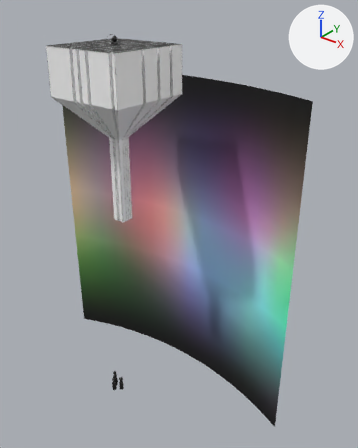
The glTF model assets/models/env.glb: old version first, new version second.
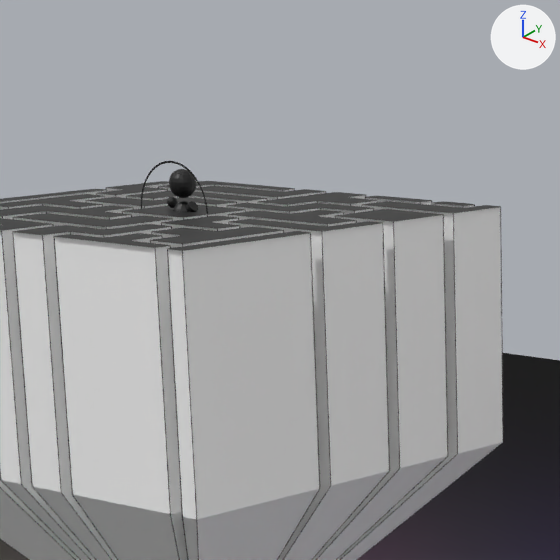
The first picture shows the older version from a camera (50 mm lens) standing at (39.3, -38.5, 5.7) and looking at (3.3, 6.5, -22.1). The close-ups show both versions on the part from 21% to 54% of the width and 0% to 26% of the height of that picture; other places that the commit changed are outside them. Every picture has the same lights, and +X, +Y and +Z are marked at upper right. Where no turn or scale is listed for an object, it has been applied to the vertices. Vertices at the same position are counted once.

In view in the first close-up: 'backdrop1', 'center_top', 'char', 'char.001', 'lines', 'sides', 'top'.
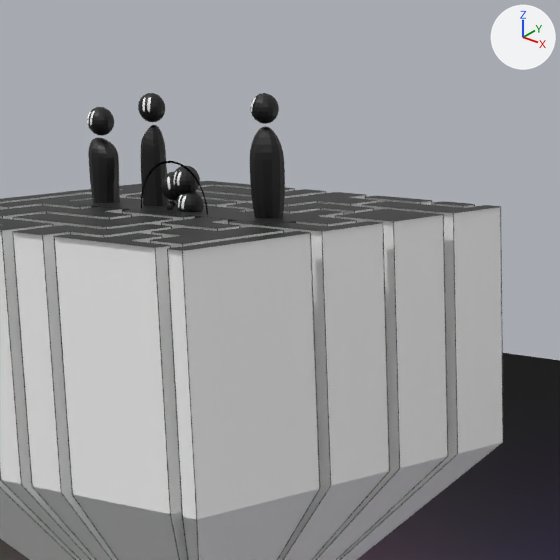
What differs and where, as boxes (x1, y1, x2, y2) in the close-ups (560 x 560 px):
'char2', added
    after: (250, 93, 285, 218)
'char3', added
    after: (87, 107, 120, 203)
'char1', added
    after: (138, 93, 169, 206)
'ground', added
    after: (61, 199, 314, 224)
'char.001', reshaped
    before: (169, 169, 196, 212)
    after: (161, 172, 180, 210)
'char.002', added
    after: (172, 167, 199, 211)
'char.003', added
    after: (176, 192, 204, 212)
'char', turned
    before: (167, 197, 198, 212)
    after: (166, 201, 176, 210)
part 1 of me_mesh_10, rebuilt (not visible afterwards)
    before: (173, 201, 189, 212)
part 2 of me_mesh_10, added
    after: (161, 172, 180, 201)
part 3 of me_mesh_10, deleted (black)
    before: (169, 169, 196, 198)

What changed in the scene script:
```text
Add mat_defaultmaterial_017:
    mat_defaultmaterial_017 = bpy.data.materials.new('DefaultMaterial.017')
    mat_defaultmaterial_017.use_nodes = True; mat_defaultmaterial_017.node_tree.nodes.clear()
    _N = mat_defaultmaterial_017.node_tree.nodes; _L = mat_defaultmaterial_017.node_tree.links
    n0 = _N.new('ShaderNodeOutputMaterial'); n0.name = 'Material Output'
    n1 = _N.new('ShaderNodeBsdfPrincipled'); n1.name = 'Principled BSDF'
    n2 = _N.new('ShaderNodeVertexColor'); n2.name = 'Color Attribute'
    _L.new(n1.outputs[0], n0.inputs[0])  # 'BSDF' to 'Surface'
    _L.new(n2.outputs[0], n1.inputs[0])  # 'Color' to 'Base Color'
Add mat_defaultmaterial_015:
    mat_defaultmaterial_015 = bpy.data.materials.new('DefaultMaterial.015')
    mat_defaultmaterial_015.use_nodes = True; mat_defaultmaterial_015.node_tree.nodes.clear()
    _N = mat_defaultmaterial_015.node_tree.nodes; _L = mat_defaultmaterial_015.node_tree.links
    n0 = _N.new('ShaderNodeOutputMaterial'); n0.name = 'Material Output'
    n1 = _N.new('ShaderNodeBsdfPrincipled'); n1.name = 'Principled BSDF'
    n2 = _N.new('ShaderNodeVertexColor'); n2.name = 'Color Attribute'
    _L.new(n1.outputs[0], n0.inputs[0])  # 'BSDF' to 'Surface'
    _L.new(n2.outputs[0], n1.inputs[0])  # 'Color' to 'Base Color'
Add mat_defaultmaterial_014:
    mat_defaultmaterial_014 = bpy.data.materials.new('DefaultMaterial.014')
    mat_defaultmaterial_014.use_nodes = True; mat_defaultmaterial_014.node_tree.nodes.clear()
    _N = mat_defaultmaterial_014.node_tree.nodes; _L = mat_defaultmaterial_014.node_tree.links
    n0 = _N.new('ShaderNodeOutputMaterial'); n0.name = 'Material Output'
    n1 = _N.new('ShaderNodeBsdfPrincipled'); n1.name = 'Principled BSDF'
    n2 = _N.new('ShaderNodeVertexColor'); n2.name = 'Color Attribute'
    _L.new(n1.outputs[0], n0.inputs[0])  # 'BSDF' to 'Surface'
    _L.new(n2.outputs[0], n1.inputs[0])  # 'Color' to 'Base Color'
Add mat_defaultmaterial_013:
    mat_defaultmaterial_013 = bpy.data.materials.new('DefaultMaterial.013')
    mat_defaultmaterial_013.use_nodes = True; mat_defaultmaterial_013.node_tree.nodes.clear()
    _N = mat_defaultmaterial_013.node_tree.nodes; _L = mat_defaultmaterial_013.node_tree.links
    n0 = _N.new('ShaderNodeOutputMaterial'); n0.name = 'Material Output'
    n1 = _N.new('ShaderNodeBsdfPrincipled'); n1.name = 'Principled BSDF'
    n2 = _N.new('ShaderNodeVertexColor'); n2.name = 'Color Attribute'
    _L.new(n1.outputs[0], n0.inputs[0])  # 'BSDF' to 'Surface'
    _L.new(n2.outputs[0], n1.inputs[0])  # 'Color' to 'Base Color'
Add mat_defaultmaterial_012:
    mat_defaultmaterial_012 = bpy.data.materials.new('DefaultMaterial.012')
    mat_defaultmaterial_012.use_nodes = True; mat_defaultmaterial_012.node_tree.nodes.clear()
    _N = mat_defaultmaterial_012.node_tree.nodes; _L = mat_defaultmaterial_012.node_tree.links
    n0 = _N.new('ShaderNodeOutputMaterial'); n0.name = 'Material Output'
    n1 = _N.new('ShaderNodeBsdfPrincipled'); n1.name = 'Principled BSDF'
    n2 = _N.new('ShaderNodeVertexColor'); n2.name = 'Color Attribute'
    _L.new(n1.outputs[0], n0.inputs[0])  # 'BSDF' to 'Surface'
    _L.new(n2.outputs[0], n1.inputs[0])  # 'Color' to 'Base Color'
Add mat_defaultmaterial_011:
    mat_defaultmaterial_011 = bpy.data.materials.new('DefaultMaterial.011')
    mat_defaultmaterial_011.use_nodes = True; mat_defaultmaterial_011.node_tree.nodes.clear()
    _N = mat_defaultmaterial_011.node_tree.nodes; _L = mat_defaultmaterial_011.node_tree.links
    n0 = _N.new('ShaderNodeOutputMaterial'); n0.name = 'Material Output'
    n1 = _N.new('ShaderNodeBsdfPrincipled'); n1.name = 'Principled BSDF'
    n2 = _N.new('ShaderNodeVertexColor'); n2.name = 'Color Attribute'
    _L.new(n1.outputs[0], n0.inputs[0])  # 'BSDF' to 'Surface'
    _L.new(n2.outputs[0], n1.inputs[0])  # 'Color' to 'Base Color'
Change me_mesh_10:
    remove me_mesh_10.from_pydata(...)  # 323 vertices, 638 faces; spans x -0.31..0.31, y -0.3..0.31, z -1.0..0.86
    add me_mesh_10.from_pydata(...)  # 375 vertices, 847 faces; spans x -0.61..0.17, y -0.27..0.34, z -1.0..0.78
    me_mesh_10 part 1: the loose piece of 141 vertices spanning x -0.31..0.31, y -0.3..0.31, z -1.0..0.2 is rebuilt with 125 vertices and now spans x -0.44..0.17, y -0.27..0.34, z -1.0..0.13
    me_mesh_10 part 2: a new loose piece of 250 vertices spanning x -0.61..-0.01, y -0.25..0.34, z 0.18..0.78, in mat_defaultmaterial_009
    me_mesh_10 part 3: 182 vertices removed from x -0.3..0.3, y -0.29..0.29, z 0.26..0.86
Change ob_char:
    ob_char.rotation_euler: (1.571, 0.0, -1.571) -> (0.0, -1.571, 0.0)  # degrees (90, 0, -90) -> degrees (0, -90, 0)
Add ob_char_003:
    ob_char_003 = bpy.data.objects.new('char.003', me_mesh_18)  # 373 vertices, 843 faces; spans x -0.329..0.535, y -0.266..0.356, z -1.0..0.427
    ob_char_003.location = (0.0, 0.0, 0.0)
Add ob_char_002:
    ob_char_002 = bpy.data.objects.new('char.002', me_mesh_16)  # 380 vertices, 857 faces; spans x -0.38..0.49, y -0.3..0.42, z -1.0..0.9
    ob_char_002.location = (0.0, 0.0, 0.0)
Add ob_ground:
    ob_ground = bpy.data.objects.new('ground', me_mesh_15)  # a box spanning x -3.3..3.3, y -0.62..0.62, z -0.2..0.0
    ob_ground.location = (0.0, 0.0, 0.0)
Add ob_char3:
    ob_char3 = bpy.data.objects.new('char3', me_mesh_14)  # 344 vertices, 652 faces; spans x -0.38..0.44, y -0.31..0.31, z 0.0..2.0
    ob_char3.location = (-2.66, 0.17, 0.0)
Add ob_char2:
    ob_char2 = bpy.data.objects.new('char2', me_mesh_13)  # 344 vertices, 652 faces; spans x -0.4..0.44, y -0.39..0.38, z 0.0..2.47
    ob_char2.location = (2.33, 0.24, 0.0)
Add ob_char1:
    ob_char1 = bpy.data.objects.new('char1', me_mesh_12)  # 344 vertices, 652 faces; spans x -0.31..0.3, y -0.31..0.29, z 0.0..2.33
    ob_char1.location = (-1.22, 0.38, 0.0)
```
